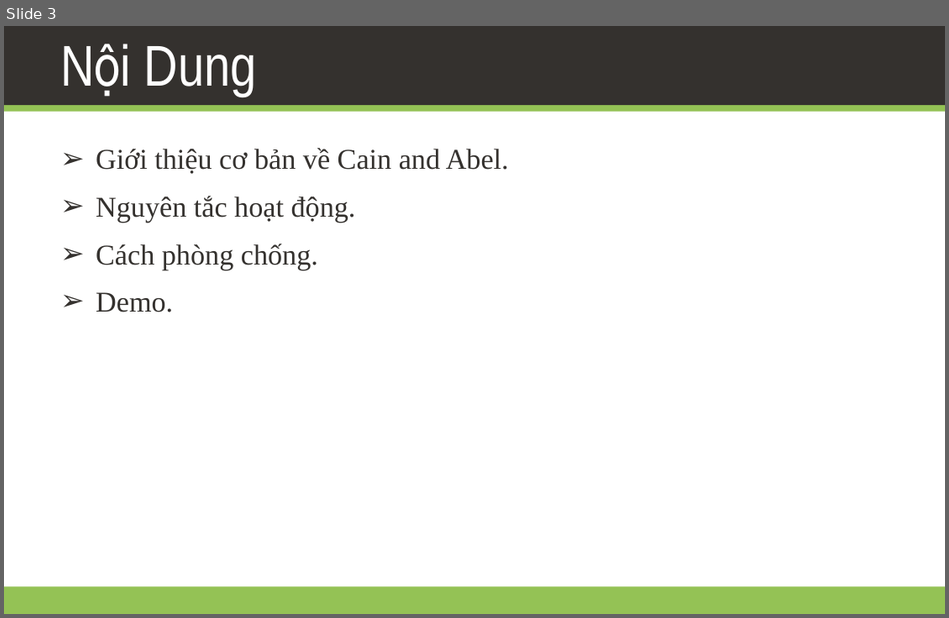
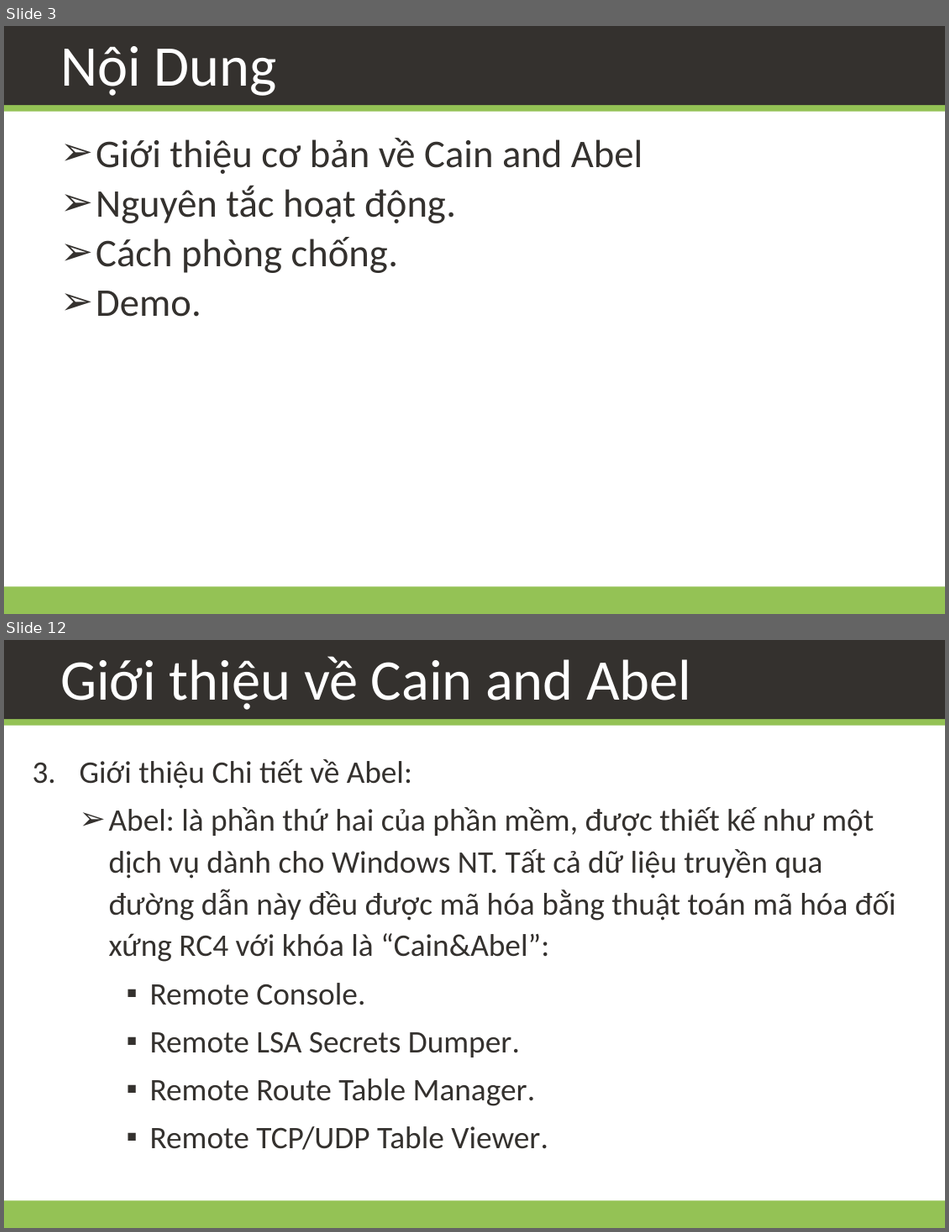
Before and after one commit to daotk/cdkpt, a slide deck: CDBM/Team Assignment 01/Team02.pptx. Shown one above the other, each under a label of ours: slide 3 before the commit, slides 3 and 12 after it; the slides between them are not shown. The pictures are 949x618 and 949x1232 pixels, drawn with LibreOffice and Linux fonts; fonts in the diff are those of the drawing; background and template pictures are left out. Boxes give left, top, right and bottom in pixels: in the first picture for what was removed or moved away, otherwise in the second. Text is boxed around its words. In the diff, an @@ line names an element or a change of style, - is before the commit and + after.

```diff
--- a/CDBM/Team Assignment 01/Team02.pptx
+++ b/CDBM/Team Assignment 01/Team02.pptx
@@ slide 12 added at (4, 640, 945, 1228), background #FFFFFF; not listed: 3 template elements that a slide beside it also shows @@
@@ title added at (60, 656, 691, 710), 44 pt, text #FFFFFF @@
+Giới thiệu về Cain and Abel
@@ text added at (80, 759, 896, 1150), 24 pt, text #34312E @@
+3. Giới thiệu Chi tiết về Abel:
+  ➢ Abel: là phần thứ hai của phần mềm, được thiết kế như một dịch vụ dành cho Windows NT. Tất cả dữ liệu truyền qua đường dẫn này đều được mã hóa bằng thuật toán mã hóa đối xứng RC4 với khóa là “Cain&Abel”:
+    ▪ Remote Console.
+    ▪ Remote LSA Secrets Dumper.
+    ▪ Remote Route Table Manager.
+    ▪ Remote TCP/UDP Table Viewer.
@@ slide 3 changed as well @@
@@ title "Nội Dung" at (60, 46, 277, 96): font Arial Narrow to Calibri @@
@@ text at (96, 138, 642, 174): text changed; size 22 to 30 pt; font Times New Roman to Calibri @@
-➢ Giới thiệu cơ bản về Cain and Abel.
+➢ Giới thiệu cơ bản về Cain and Abel
@@ text at (96, 185, 456, 317): size 22 to 30 pt, font Times New Roman to Calibri in "Nguyên tắc hoạt động.", "Cách phòng chống.", "Demo."; more space between paragraphs @@
```
Also in this commit, not shown: 2 other slides changed, 14 other slides added, 3 slides removed.
